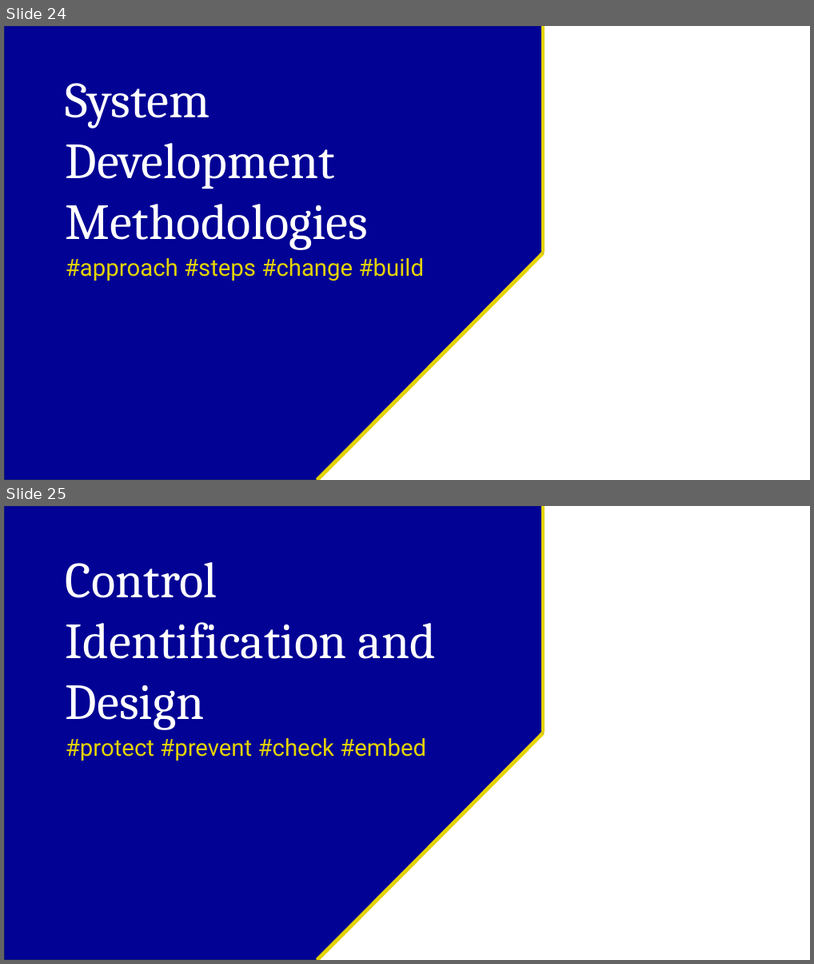
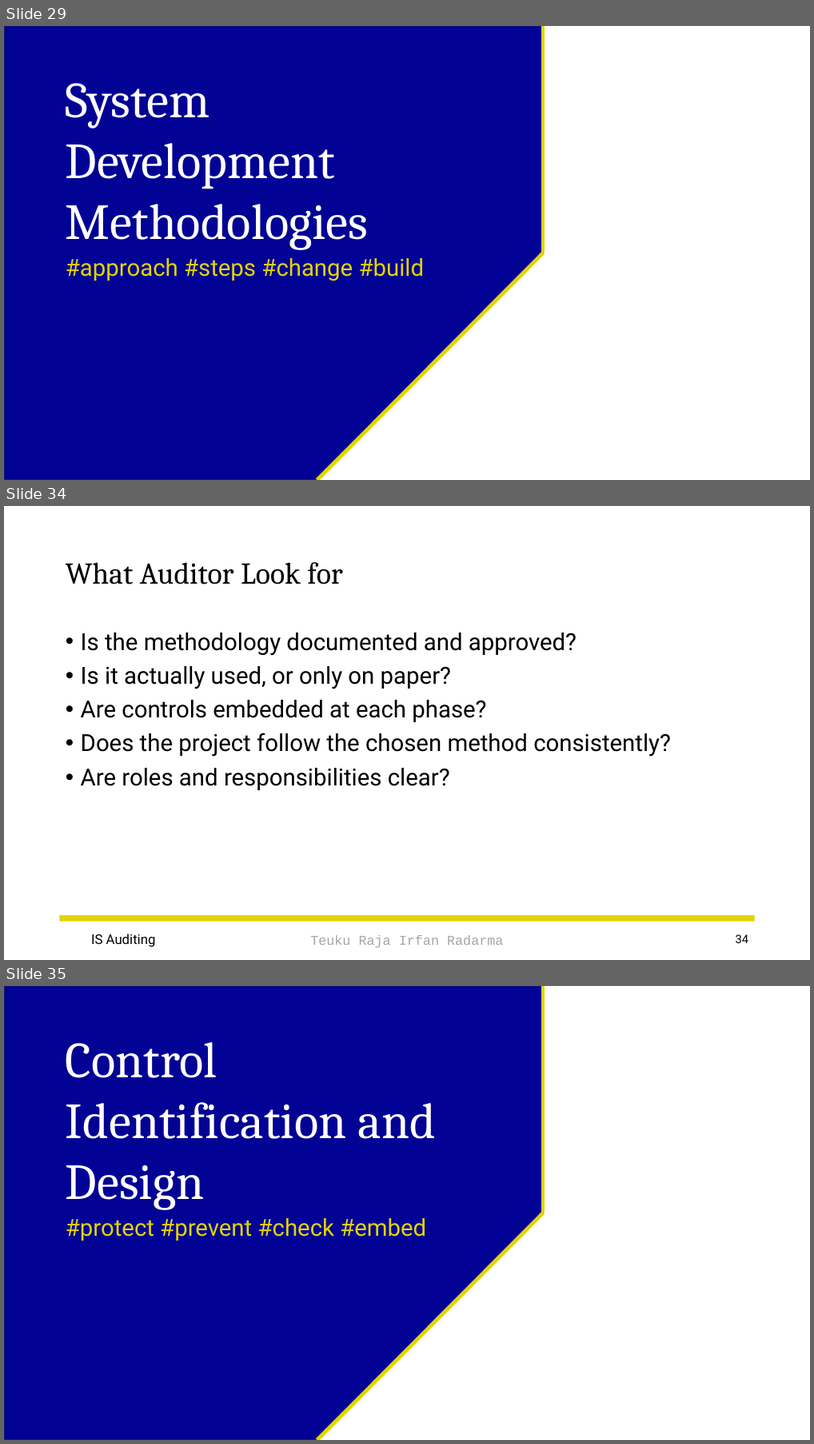
Before and after one commit to irfanradarma/Audit-SI, a slide deck: Slides/03 - IS Acquisition & Development.pptx. Shown one above the other, each under a label of ours: slides 24 and 25 before the commit, slides 29, 34 and 35 after it; the slides between them are not shown. The pictures are 814x964 and 814x1444 pixels, drawn with LibreOffice and Linux fonts; fonts in the diff are those of the drawing; background and template pictures are left out. Boxes give left, top, right and bottom in pixels: in the first picture for what was removed or moved away, otherwise in the second. Text is boxed around its words. In the diff, an @@ line names an element or a change of style, - is before the commit and + after.

```diff
--- a/Slides/03 - IS Acquisition & Development.pptx
+++ b/Slides/03 - IS Acquisition & Development.pptx
@@ slide 34 added at [4, 506, 810, 960], background picture (left out) @@
@@ title added at [66, 562, 342, 584], 36 pt, text #000000 @@
+What Auditor Look for
@@ text added at [81, 632, 671, 790], 28 pt, text #000000 @@
+• Is the methodology documented and approved?
+• Is it actually used, or only on paper?
+• Are controls embedded at each phase?
+• Does the project follow the chosen method consistently?
+• Are roles and responsibilities clear?
@@ rectangle added at [60, 915, 755, 921], fill #E4D304 @@
@@ text added at [91, 933, 156, 947], 16 pt, text #000000 @@
+IS Auditing
@@ text added at [310, 935, 503, 948], 16 pt, text #A6A6A6 @@
+Teuku Raja Irfan Radarma
@@ page number added at [736, 934, 750, 943], 14 pt, text #000000 @@
+34
@@ what was slide 24 is now slide 29 @@
@@ what was slide 25 is now slide 35 @@
```
Also in this commit, not shown: 4 slides changed, 17 other slides added, 2 other files.
